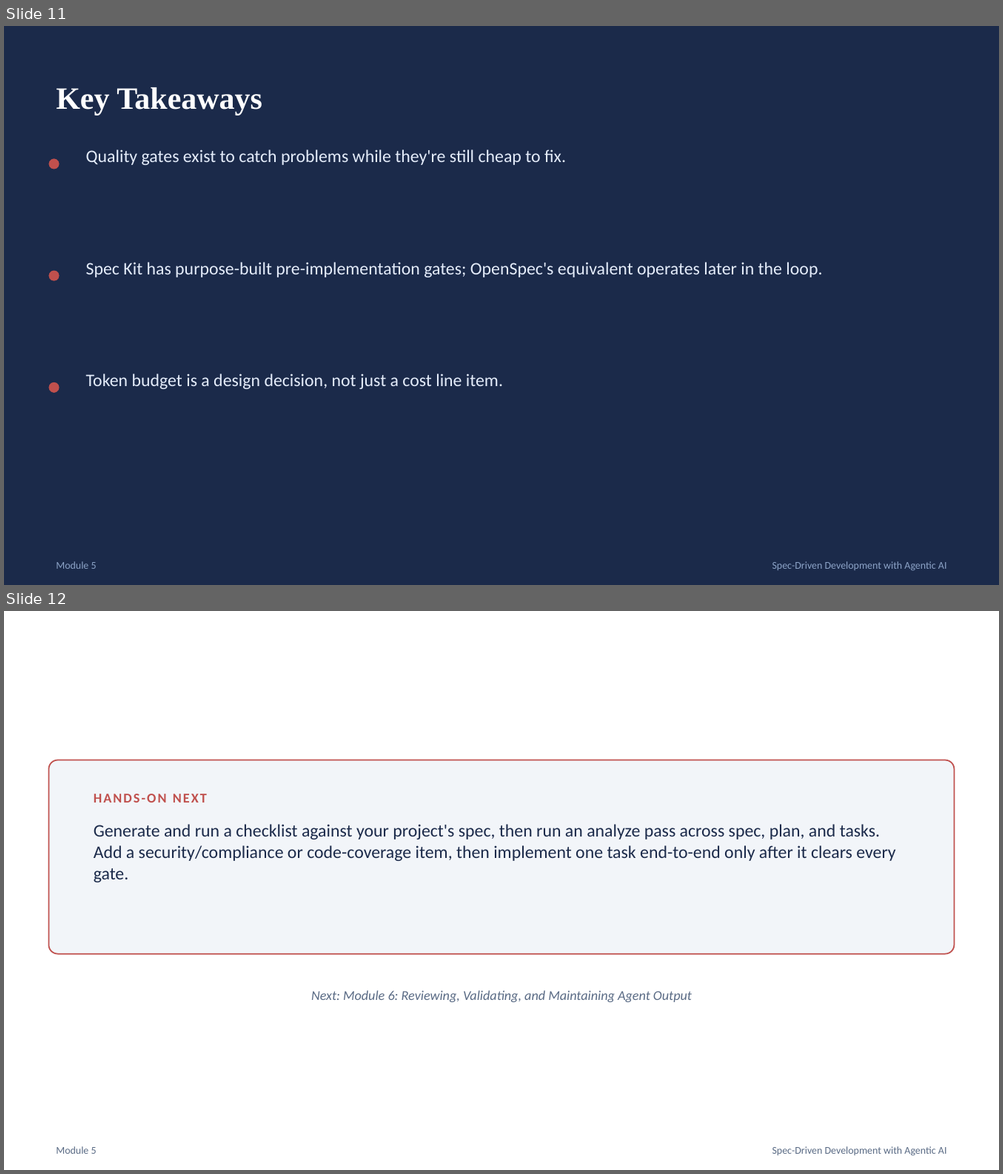
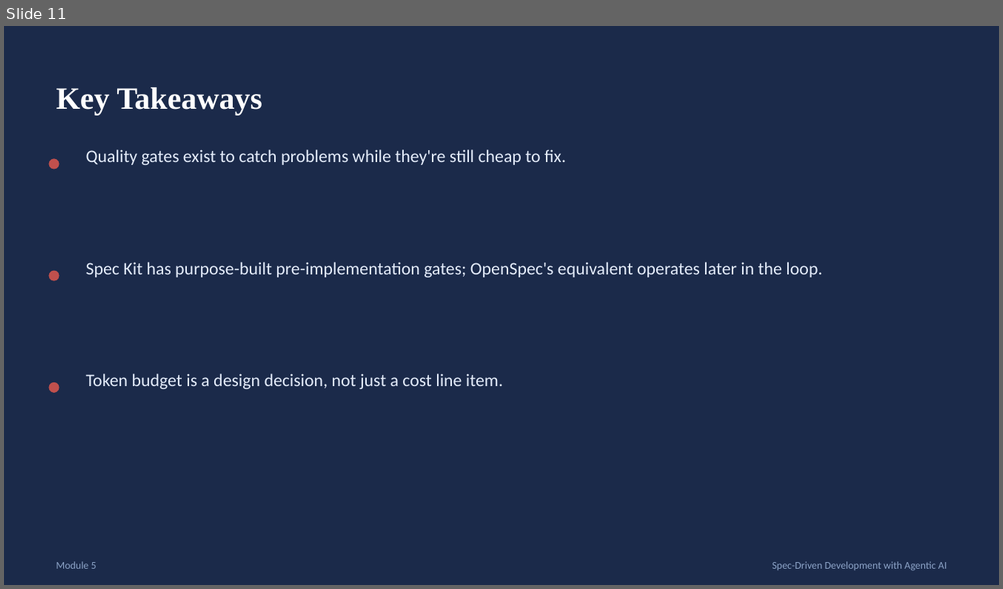
Before and after one commit to karthikasturi/sdd-with-agentic-ai, a slide deck: presentation/Module-5_Quality-Gates-Before-Implementation.pptx. Shown one above the other, each under a label of ours: slides 11 and 12 before the commit, slide 11 after it. The pictures are 1003x1174 and 1003x589 pixels, drawn with LibreOffice and Linux fonts; fonts in the diff are those of the drawing. Boxes give left, top, right and bottom in pixels: in the first picture for what was removed or moved away, otherwise in the second. Text is boxed around its words. In the diff, an @@ line names an element or a change of style, - is before the commit and + after.

```diff
--- a/presentation/Module-5_Quality-Gates-Before-Implementation.pptx
+++ b/presentation/Module-5_Quality-Gates-Before-Implementation.pptx
@@ slide 12 removed at box(4, 611, 999, 1170), background #FFFFFF @@
@@ rounded rectangle removed at box(48, 760, 954, 954) @@
@@ text removed at box(94, 794, 207, 803) @@
-HANDS-ON NEXT
@@ text removed at box(94, 824, 895, 883) @@
-Generate and run a checklist against your project's spec, then run an analyze pass across spec, plan, and tasks. Add a security/compliance or code-coverage item, then implement one task end-to-end only after it clears every gate.
@@ text removed at box(311, 991, 691, 1002) @@
-Next: Module 6: Reviewing, Validating, and Maintaining Agent Output
@@ text removed at box(56, 1147, 96, 1154) @@
-Module 5
@@ text removed at box(772, 1147, 947, 1156) @@
-Spec-Driven Development with Agentic AI
```
Also in this commit, not shown: 17 other files.
